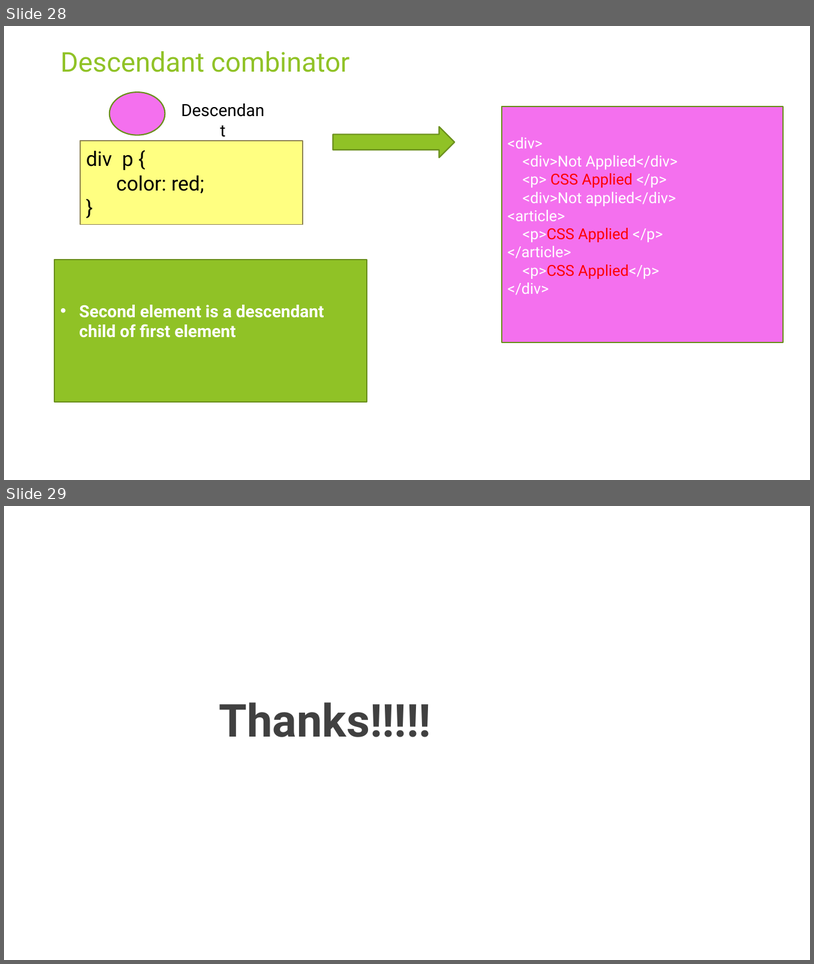
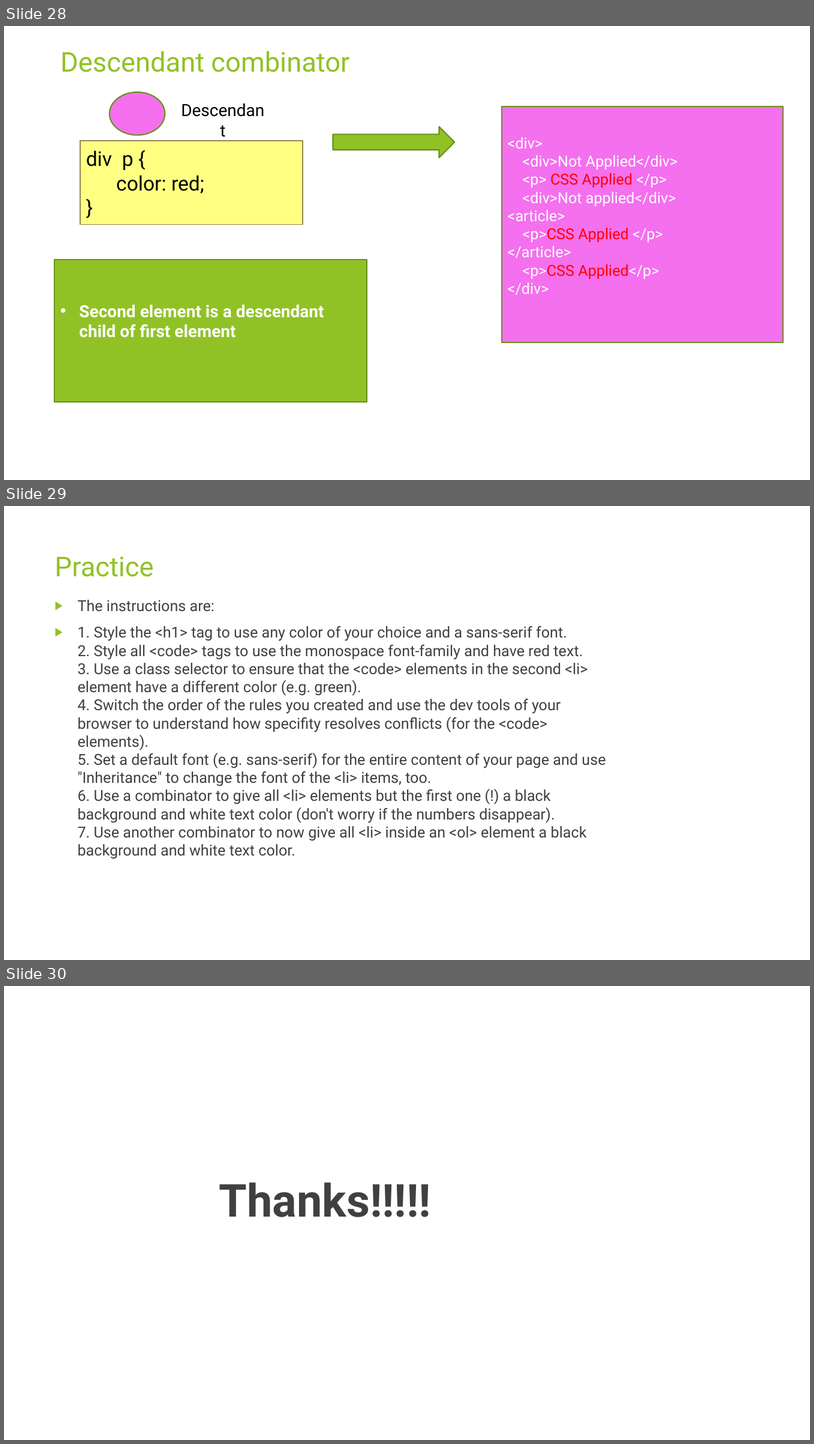
Before and after one commit to rudhrainfogain/CSS, a slide deck: PPT/Css-v2.pptx. Shown one above the other, each under a label of ours: slides 28 and 29 before the commit, slides 28, 29 and 30 after it. The pictures are 814x964 and 814x1444 pixels, drawn with LibreOffice and Linux fonts; fonts in the diff are those of the drawing. Boxes give left, top, right and bottom in pixels: in the first picture for what was removed or moved away, otherwise in the second. Text is boxed around its words. In the diff, an @@ line names an element or a change of style, - is before the commit and + after.

```diff
--- a/PPT/Css-v2.pptx
+++ b/PPT/Css-v2.pptx
@@ slide 29 added at bbox=[4, 506, 810, 960], background #FFFFFF @@
@@ title added at bbox=[55, 556, 154, 577], 32.4 pt, text #90C226 @@
+Practice
@@ text added at bbox=[78, 600, 606, 859], 18 pt, text #404040 @@
+▶ The instructions are:
+▶ 1. Style the <h1> tag to use any color of your choice and a sans-serif font.
+  2. Style all <code> tags to use the monospace font-family and have red text.
+  3. Use a class selector to ensure that the <code> elements in the second <li> element have a different color (e.g. green).
+  4. Switch the order of the rules you created and use the dev tools of your browser to understand how specifity resolves conflicts (for the <code> elements).
+  5. Set a default font (e.g. sans-serif) for the entire content of your page and use "Inheritance" to change the font of the <li> items, too.
+  6. Use a combinator to give all <li> elements but the first one (!) a black background and white text color (don't worry if the numbers disappear).
+  7. Use another combinator to now give all <li> inside an <ol> element a black background and white text color.
@@ what was slide 29 is now slide 30 @@
```
Also in this commit, not shown: 4 other files.
